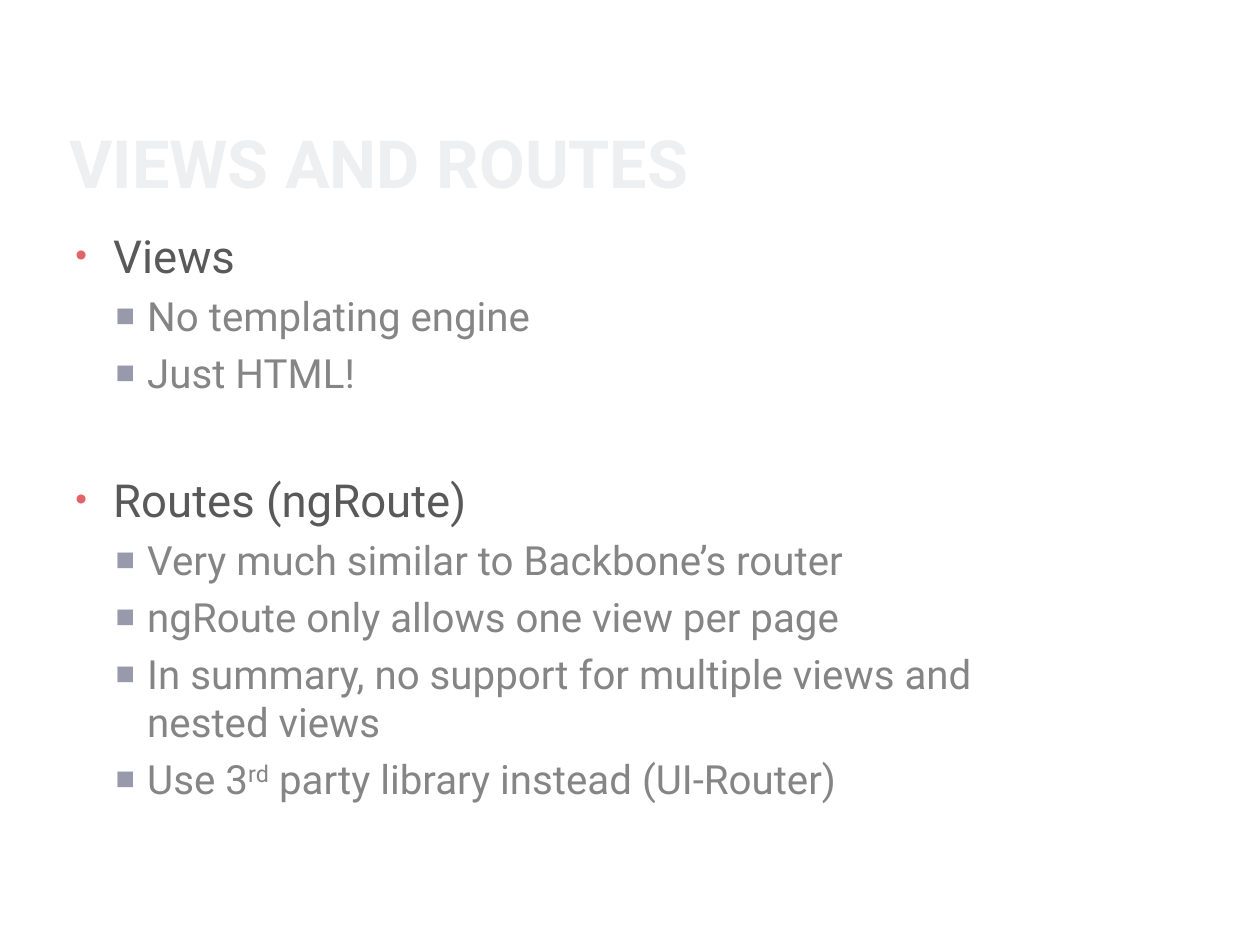
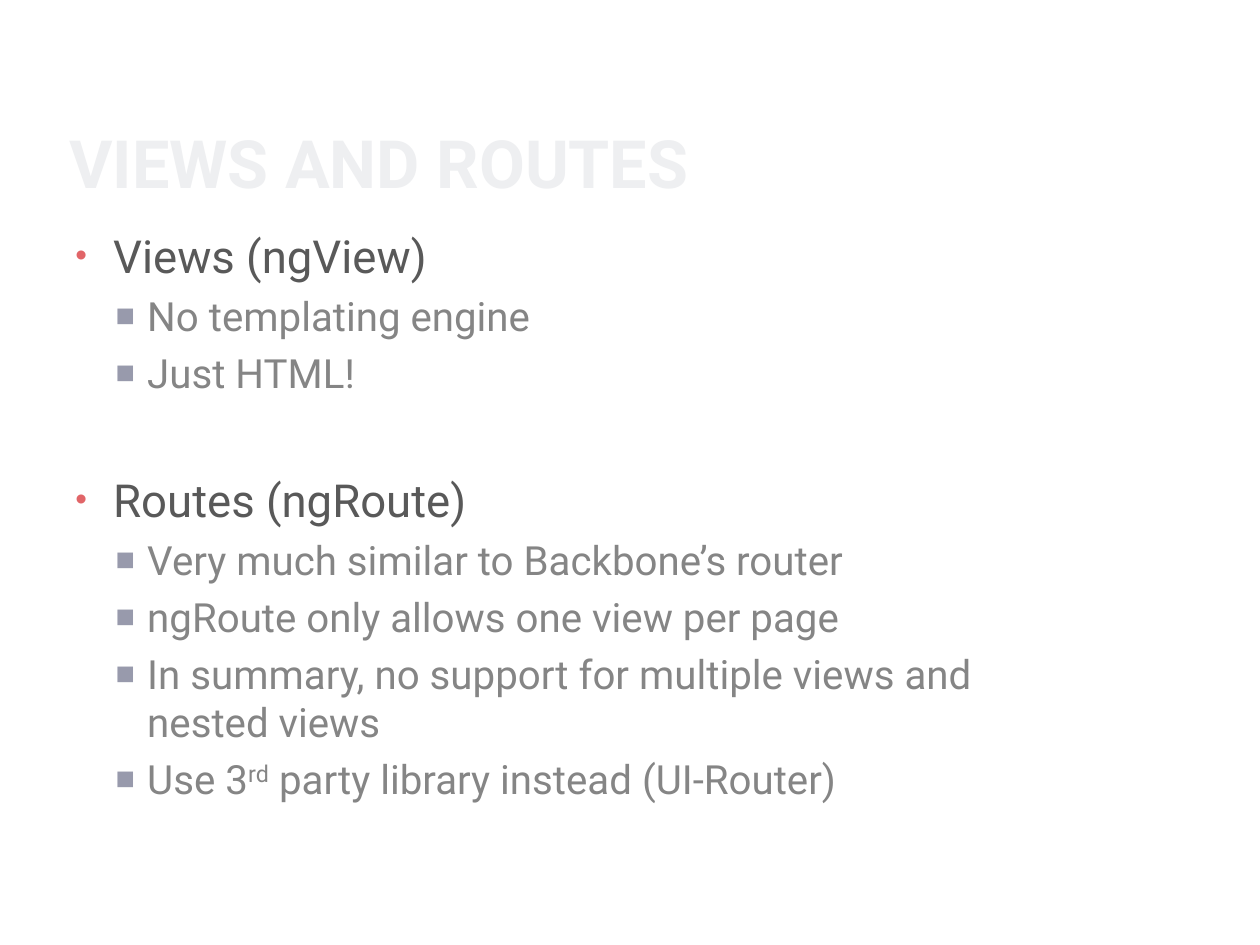
Before and after one commit to gibson-wong/AngularJS-Project, a slide deck: slide 12 of AngularJS.pptx (slide 11 before the commit). Drawn at 1260x945 pixels with LibreOffice and Linux fonts; fonts in the diff are those of the drawing; background and template pictures are left out. Boxes give left, top, right and bottom in pixels: in the first picture for what was removed or moved away, otherwise in the second. Text is boxed around its words. In the diff, an @@ line names an element or a change of style, - is before the commit and + after.

```diff
--- a/AngularJS.pptx
+++ b/AngularJS.pptx
@@ text at [113, 237, 426, 283]: text changed @@
-• Views
+• Views (ngView)
```
Also in this commit, not shown: 8 other slides changed, 1 slide added, 8 other files.
